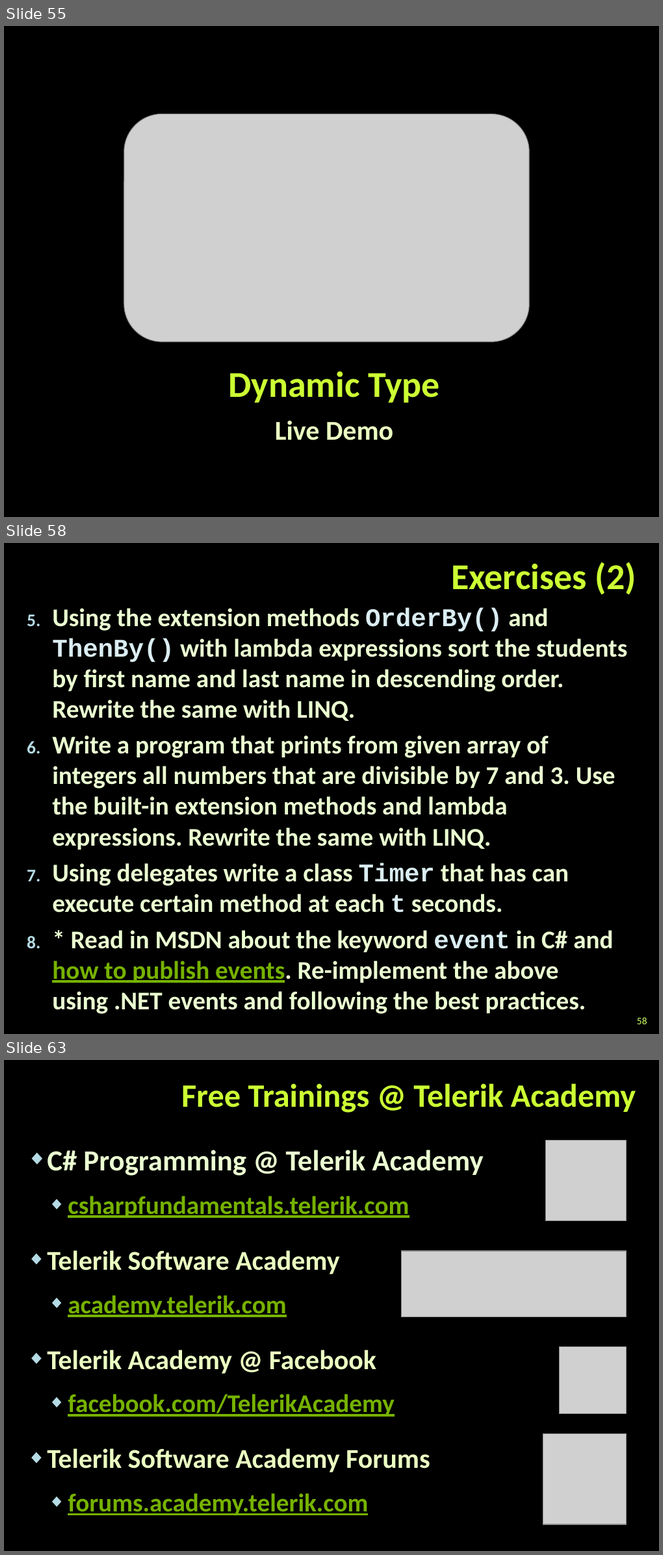
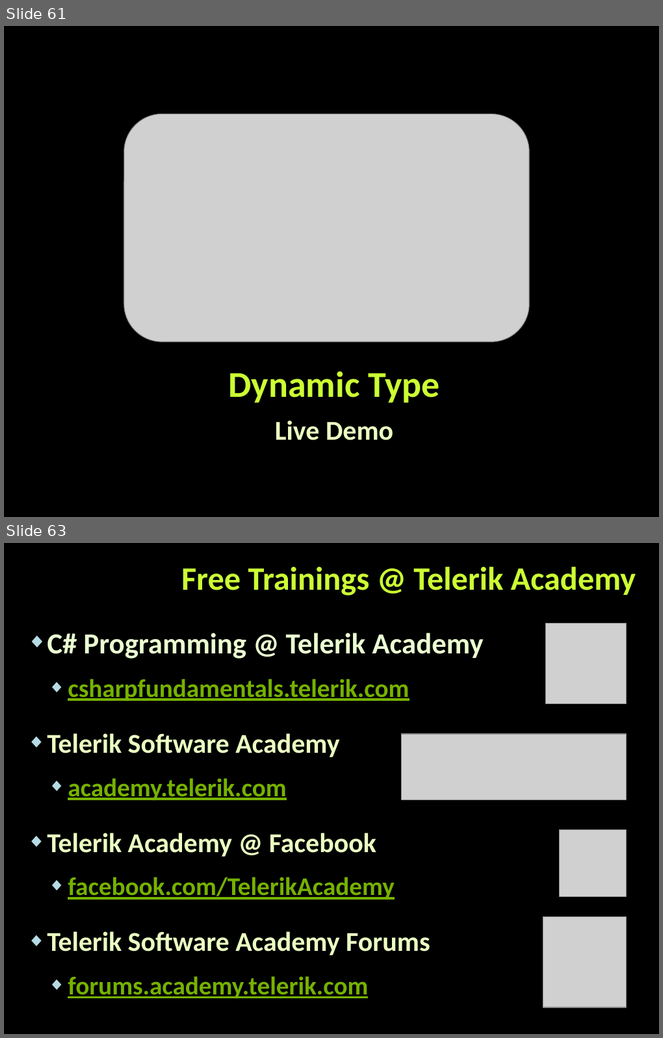
Before and after one commit to tddold/Telerik-Academy, a slide deck: Programming with C#/3. C# OOP/Presentations/Extension-Methods-Delegates-Lambda-LINQ.pptx. Shown one above the other, each under a label of ours: slides 55, 58 and 63 before the commit, slides 61 and 63 after it; the slides between them are not shown. The pictures are 663x1555 and 663x1038 pixels, drawn with LibreOffice and Linux fonts; fonts in the diff are those of the drawing; grey boxes stand for pictures; background and template pictures are left out. Boxes give left, top, right and bottom in pixels: in the first picture for what was removed or moved away, otherwise in the second. Text is boxed around its words. In the diff, an @@ line names an element or a change of style, - is before the commit and + after.

```diff
--- a/Programming with C#/3. C# OOP/Presentations/Extension-Methods-Delegates-Lambda-LINQ.pptx
+++ b/Programming with C#/3. C# OOP/Presentations/Extension-Methods-Delegates-Lambda-LINQ.pptx
@@ slide 58 removed at bbox=[4, 543, 659, 1034], background picture (left out) @@
@@ title removed at bbox=[451, 562, 636, 595] @@
-Exercises (2)
@@ text removed at bbox=[52, 608, 627, 1014] @@
-5. Using the extension methods OrderBy() and ThenBy() with lambda expressions sort the students by first name and last name in descending order. Rewrite the same with LINQ.
-6. Write a program that prints from given array of integers all numbers that are divisible by 7 and 3. Use the built-in extension methods and lambda expressions. Rewrite the same with LINQ.
-7. Using delegates write a class Timer that has can execute certain method at each t seconds.
-8. * Read in MSDN about the keyword event in C# and how to publish events. Re-implement the above using .NET events and following the best practices.
@@ page number removed at bbox=[637, 1017, 648, 1025] @@
-58
@@ what was slide 55 is now slide 61 @@
```
Also in this commit, not shown: 13 slides changed, 6 slides added, 5 other slides removed, 12 other files.
